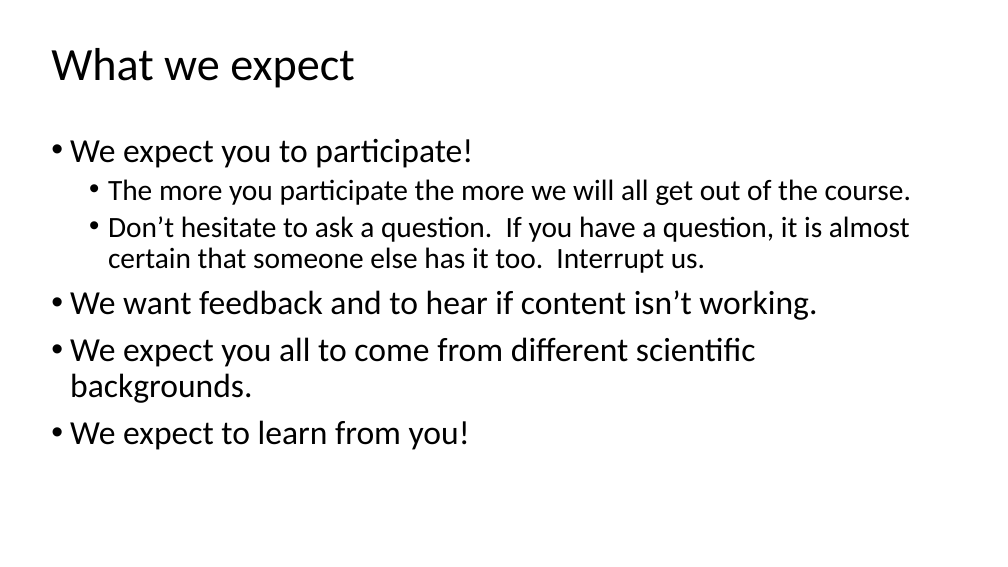
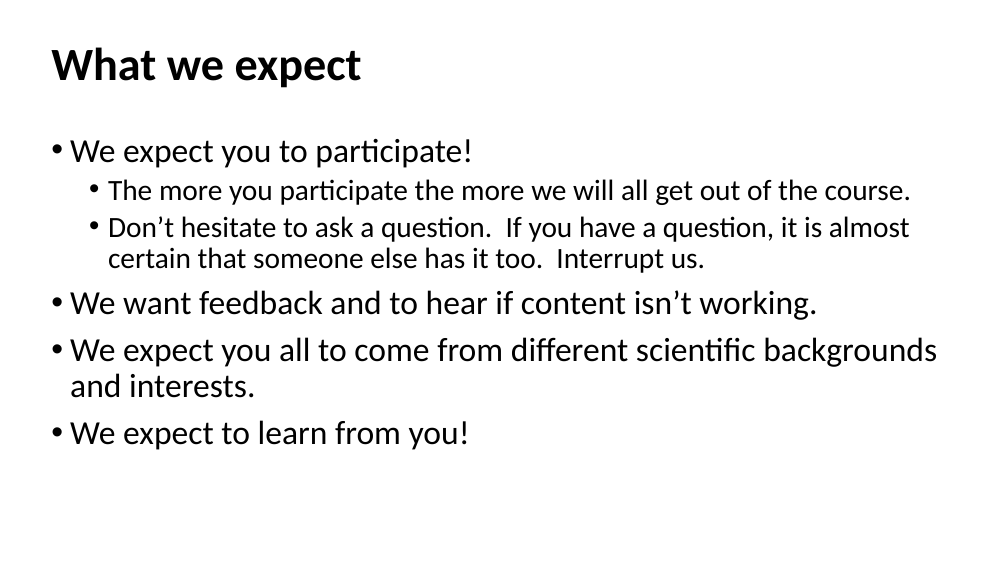
Before and after one commit to beliveau-lab/gen575, a slide deck: slide 5 of lectures/1.Introduction.pptx. Drawn at 1008x567 pixels with LibreOffice and Linux fonts; fonts in the diff are those of the drawing. Boxes give left, top, right and bottom in pixels: in the first picture for what was removed or moved away, otherwise in the second. Text is boxed around its words. In the diff, an @@ line names an element or a change of style, - is before the commit and + after.

```diff
--- a/lectures/1.Introduction.pptx
+++ b/lectures/1.Introduction.pptx
@@ title "What we expect" at box(51, 47, 362, 88): bold on @@
@@ text at box(70, 337, 937, 398): text changed @@
-• We expect you all to come from different scientific backgrounds.
+• We expect you all to come from different scientific backgrounds and interests.
```
Also in this commit, not shown: 3 other slides changed, 1 slide added, 1 slide removed, 2 other files.
